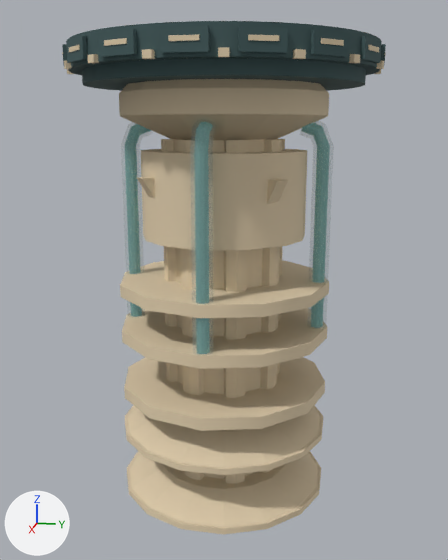
One commit to the glTF model assets/kit/labkit/Platform_Pillar.glb: the scene before it, then after it.
One viewpoint serves both versions: a 50 mm lens placed at (25.4, 5.1, -3.1), pointed at (0.0, 0.0, -9.4). The axes (+X, +Y, +Z) are drawn at lower left. The lights are the same throughout. The first picture is the older version. Vertices at exactly the same position are counted once.

Objects in the first picture: 'Platform_Pillar'.
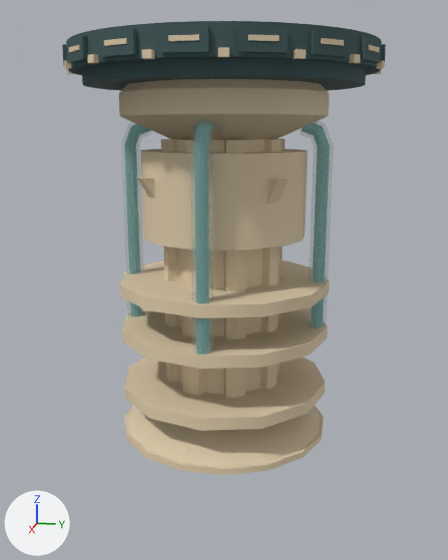
Where the change shows, as pixel boxes (x1, y1, x2, y2) in the pictures (448 x 560 px; the box of a moved part takes in the faces that stretch with it):
'Platform_Pillar', reshaped (11% shorter): before (62, 21, 386, 534); after (62, 21, 386, 475)
part 1 of me_platform_pillar, deleted: before (127, 451, 321, 534)
part 2 of me_platform_pillar, deleted: before (130, 453, 318, 527)
part 3 of me_platform_pillar, moved or reshaped: before (161, 139, 285, 484); after (161, 139, 285, 398)

What the commit changed:
me_platform_pillar is used by ob_platform_pillar; location (0.0, 0.0, 0.0).
me_platform_pillar had 3026 vertices, 5336 faces and spanned x -6.2..6.2, y -6.2..6.2, z -18.6..0.1.
me_platform_pillar now has 2961 vertices, 5212 faces and spans x -6.2..6.2, y -6.2..6.2, z -16.0..0.1.
me_platform_pillar part 1: the loose piece of 32 vertices spanning x -4.4..4.4, y -4.4..4.4, z -18.6..-18.4 is deleted.
me_platform_pillar part 2: the loose piece of 32 vertices spanning x -4.3..4.3, y -4.3..4.3, z -18.4..-17.6 is deleted.
me_platform_pillar part 3: 56 vertices moved from x -2.4..2.4, y -2.4..2.4, z -17.7..-17.6 to x -2.4..2.4, y -2.4..2.4, z -15.1.
Other edits to the shape of me_platform_pillar do not show in these pictures.
